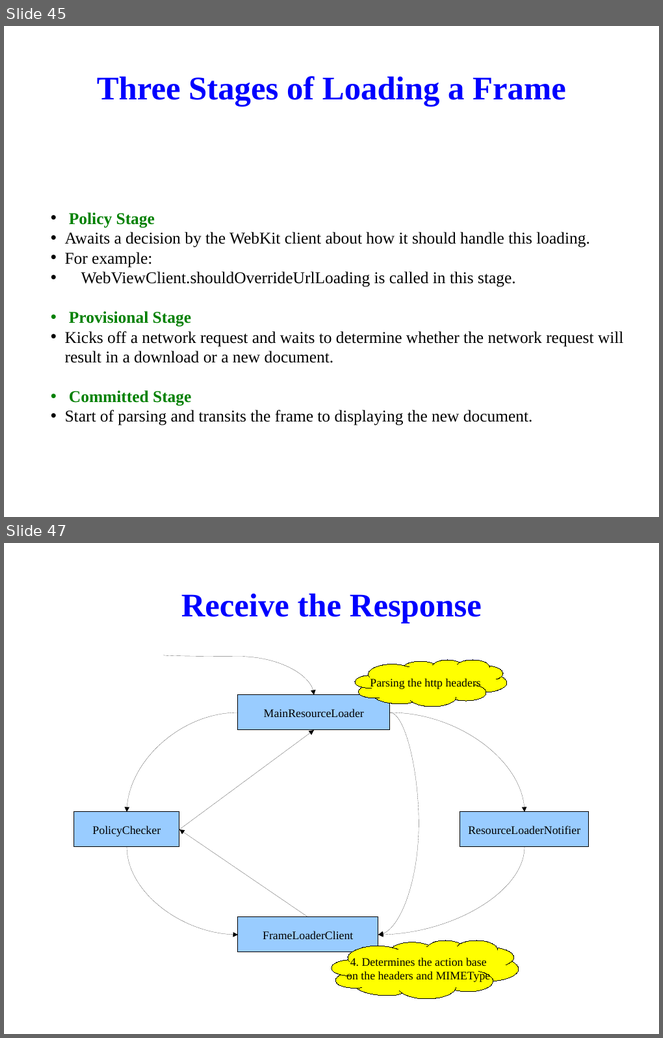
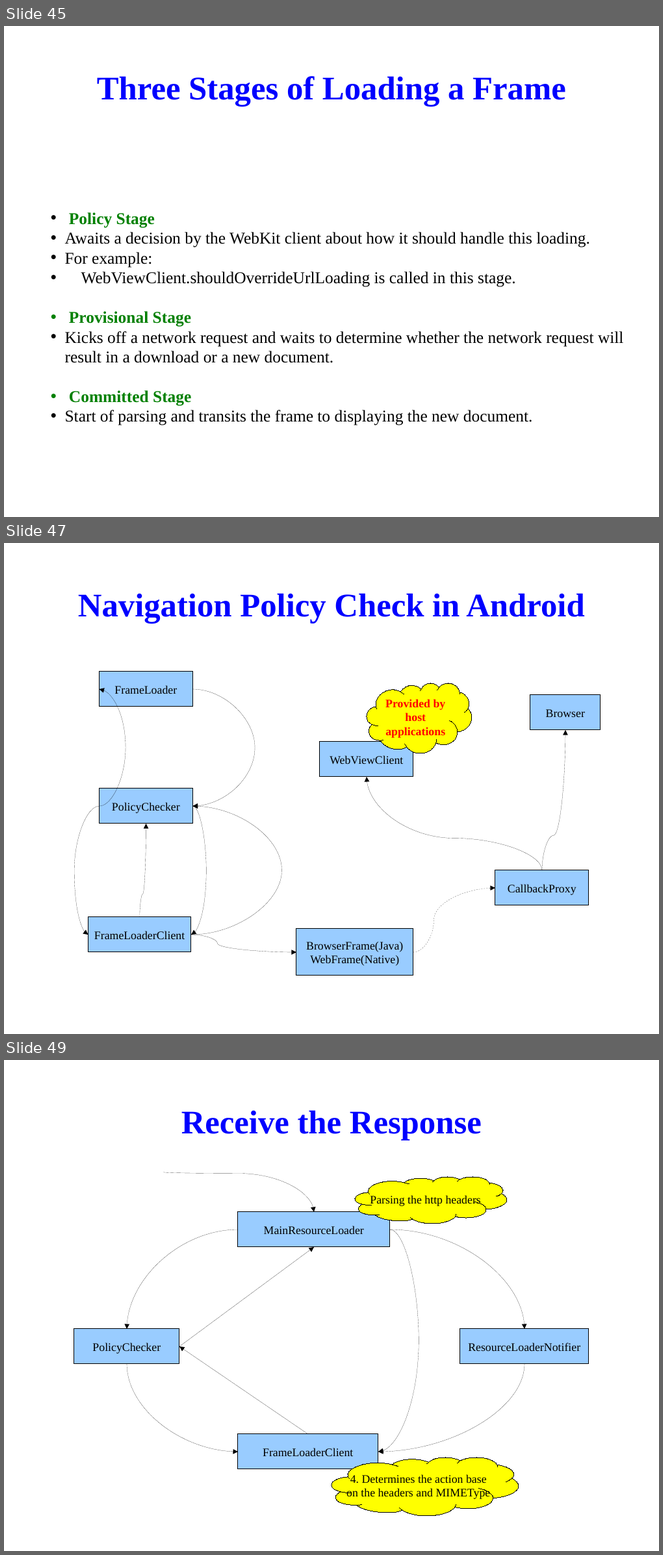
Before and after one commit to tsaicw/browser_research, a slide deck: WebKit/WebKit.odp. Shown one above the other, each under a label of ours: slides 45 and 47 before the commit, slides 45, 47 and 49 after it; the slides between them are not shown. The pictures are 663x1038 and 663x1555 pixels, drawn with LibreOffice and Linux fonts; fonts in the diff are those of the drawing; background and template pictures are left out. Boxes give left, top, right and bottom in pixels: in the first picture for what was removed or moved away, otherwise in the second. Text is boxed around its words. In the diff, an @@ line names an element or a change of style, - is before the commit and + after.

Commit message:
[WebKit]   Break "Configure a Document Request" page into two(Policy and Provisional stages).   Create the "Navigation Policy Check in Android" page.

```diff
--- a/WebKit/WebKit.odp
+++ b/WebKit/WebKit.odp
@@ slide 47 added at [4, 543, 659, 1034], background picture (left out) @@
@@ title added at [78, 593, 584, 623], 40 pt, text #0000FF, bold @@
+Navigation Policy Check in Android
@@ rectangle added at [99, 672, 192, 707], fill #99CCFF, outline #000000 0 pt, 14 pt, text #000000 @@
+FrameLoader
@@ curved arrow added from (99, 806) to (99, 689), #000000 0 pt @@
@@ curved arrow added from (193, 689) to (193, 806), #000000 0 pt @@
@@ freeform shape added at [367, 683, 472, 754], fill #FFFF00, outline #000000 0 pt, 14 pt, text #FF0000, bold @@
+Provided by
+host
+applications
@@ rectangle added at [530, 695, 601, 730], fill #99CCFF, outline #000000 0 pt, 14 pt, text #000000 @@
+Browser
@@ curved arrow added from (543, 871) to (566, 730), #000000 0 pt @@
@@ rectangle added at [320, 742, 413, 777], fill #99CCFF, outline #000000 0 pt, 14 pt, text #000000 @@
+WebViewClient
@@ rectangle added at [99, 789, 192, 824], fill #99CCFF, outline #000000 0 pt, 14 pt, text #000000 @@
+PolicyChecker
@@ curved arrow added from (543, 871) to (367, 777), #000000 0 pt @@
@@ curved arrow added from (99, 806) to (88, 935), #000000 0 pt @@
@@ curved arrow added from (193, 806) to (191, 935), #000000 0 pt @@
@@ curved arrow added from (191, 935) to (193, 806), #000000 0 pt @@
@@ curved arrow added from (140, 917) to (146, 824), #000000 0 pt @@
@@ rectangle added at [495, 871, 589, 906], fill #99CCFF, outline #000000 0 pt, 14 pt, text #000000 @@
+CallbackProxy
@@ curved arrow added from (414, 953) to (495, 888), #000000 0 pt @@
@@ rectangle added at [88, 917, 191, 953], fill #99CCFF, outline #000000 0 pt, 14 pt, text #000000 @@
+FrameLoaderClient
@@ rectangle added at [296, 930, 414, 977], fill #99CCFF, outline #000000 0 pt, 14 pt, text #000000 @@
+BrowserFrame(Java)
+WebFrame(Native)
@@ curved arrow added from (191, 935) to (296, 953), #000000 0 pt @@
@@ what was slide 47 is now slide 49 @@
```
Also in this commit, not shown: 1 slide changed, 1 other slide added.
